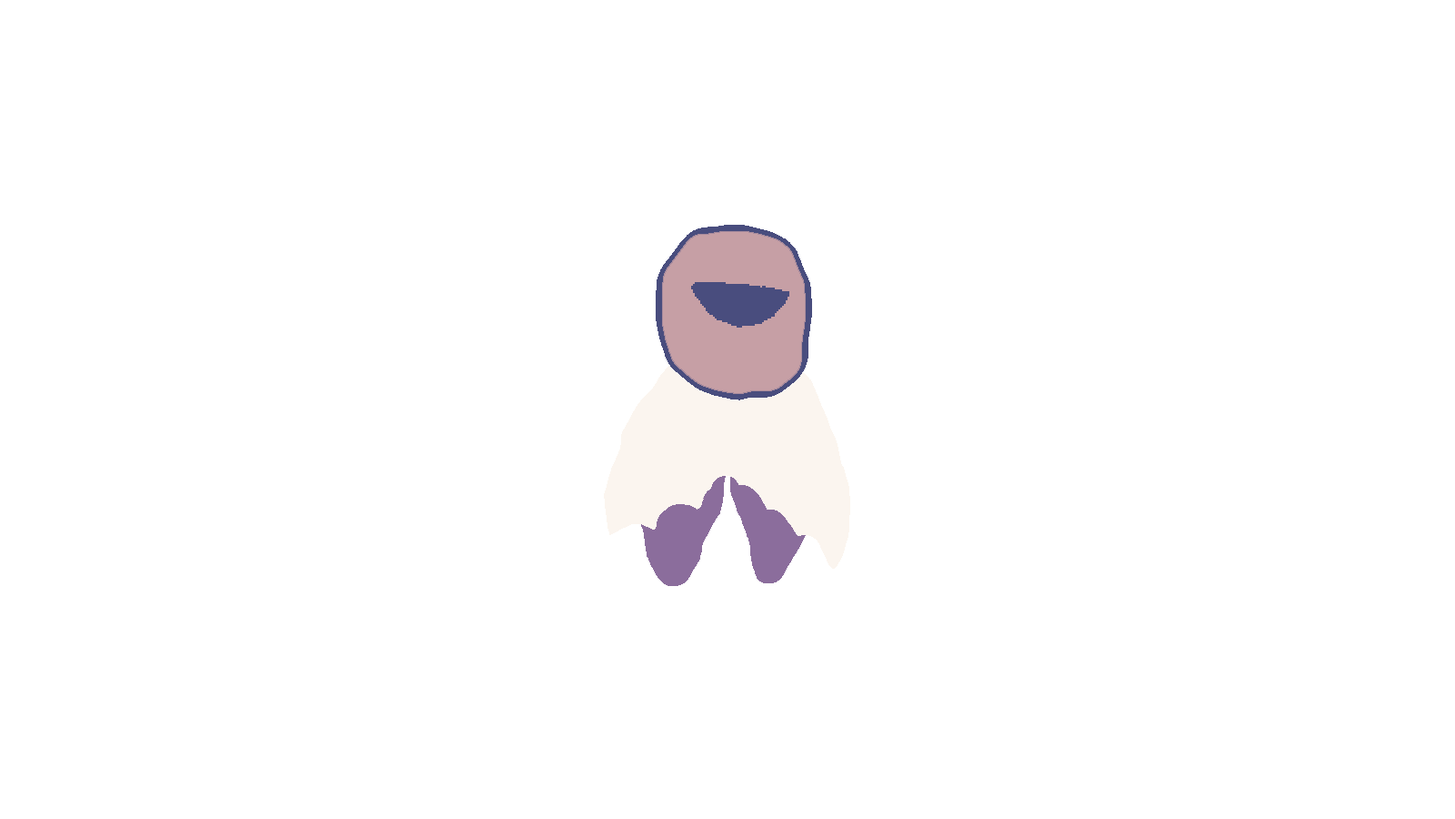
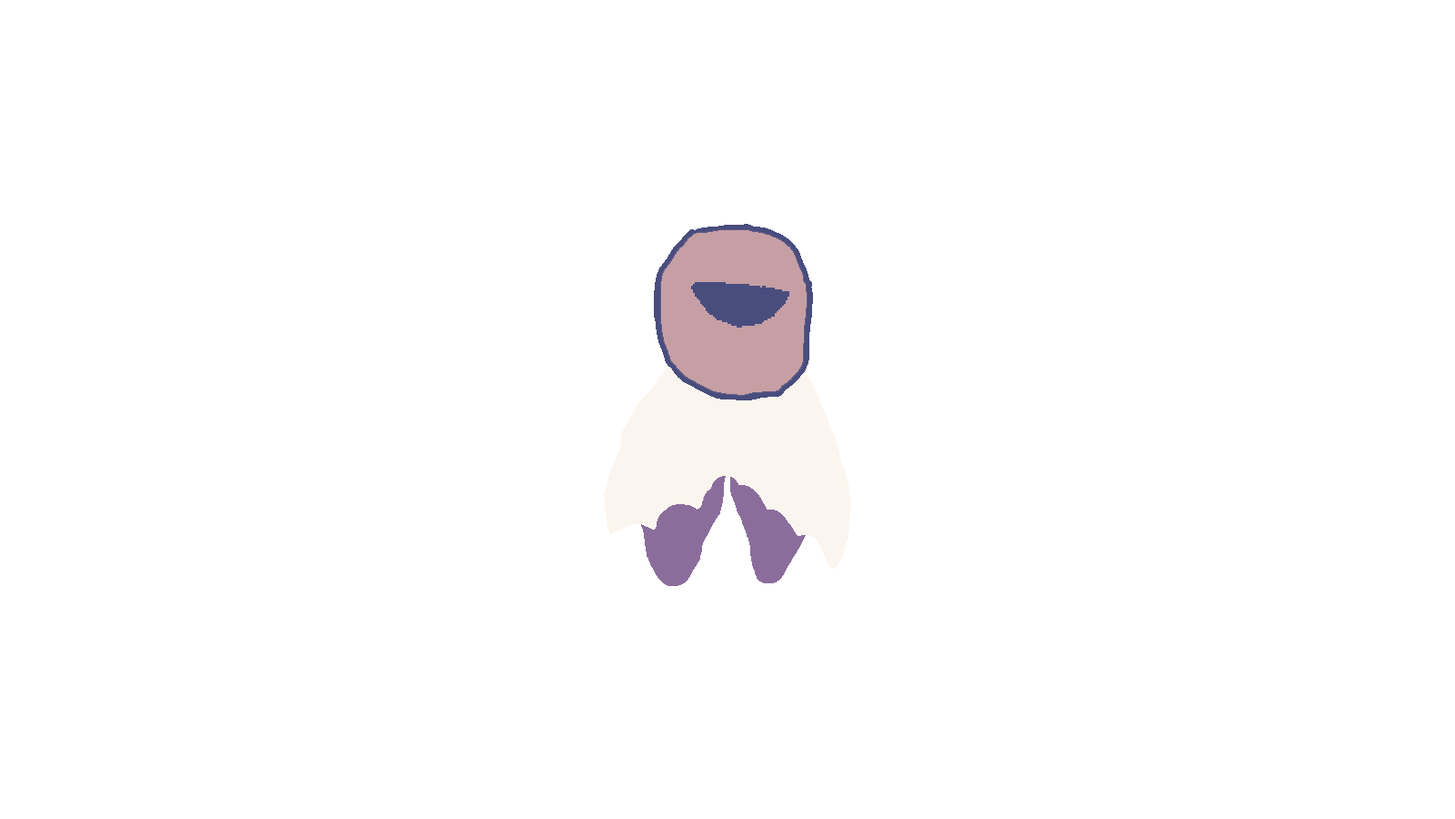
Layer changes from the first 1455 × 819 image to the second:
painted on "Helmet" over [653, 223, 814, 401]
